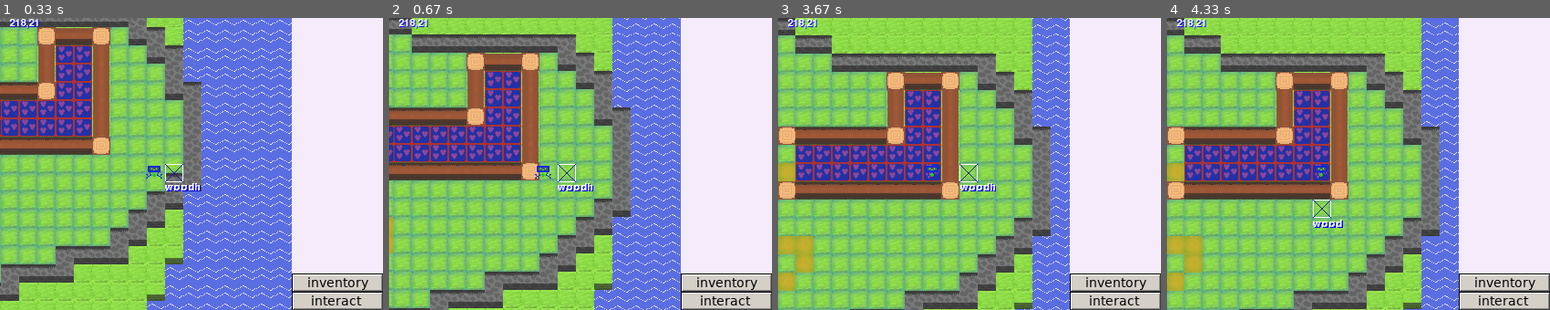
Above: before the commit, frames 1-4 (left to right).
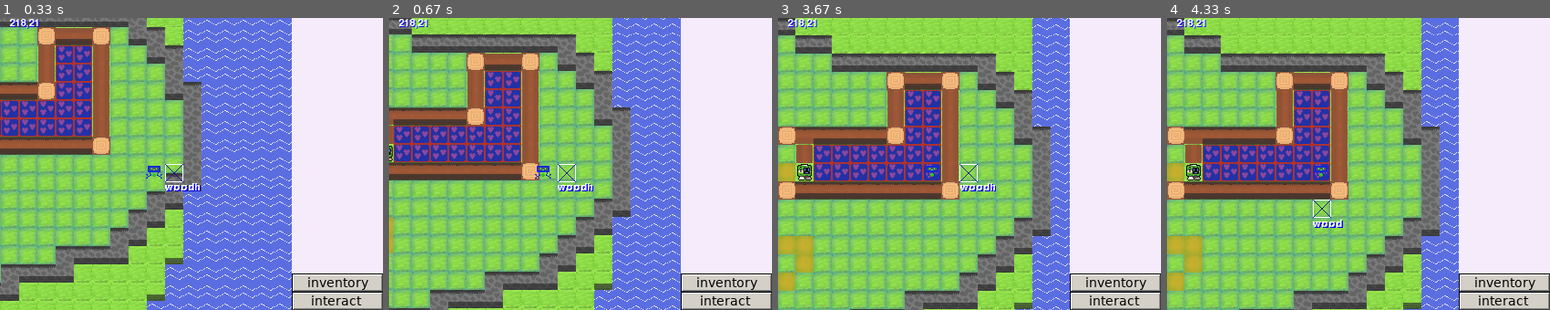
Above: after the commit, the same moments.

Repository: tigercoding56/pokethemoonforautism
Game: pygame game, started from libraries.py
The game is run twice, just before and just after one commit, with the same random seed, the same clock (stepped at 60 frames per second) and the same inputs.
Inputs (mouse positions are in pixels of both pictures, inside the frame that each line leads up to):
- Up to frame 1 (0.33 s): no input
- Up to frame 2 (0.67 s): tap Enter at 0.33 s
- Up to frame 3 (3.67 s): tap Space at 0.67 s; click (1115, 283) at 1.07 s; click (1084, 131) at 1.4 s; type "ann" at 1.67 s; tap Enter at 2.1 s; hold Up 2.33-2.8 s; right-click (1107, 266) at 3.07 s; click (1084, 283) at 3.4 s
- Up to frame 4 (4.33 s): hold Down 3.67-4.13 s

Frame 1 is identical in both runs. In frame 2, 0.2% of the frame differs, in the area x 0-2%, y 34-50%; in frame 3, 0.7%, in the area x 4-10%, y 41-56%; in frame 4, 0.7%.

Commit message:
7-- Commit Signed off by benedikt moore (celleron56@protonmail.com)

Diff:
--- a/dialog.py
+++ b/dialog.py
@@ -41,6 +41,7 @@
         dia.scene.draw()
         sbtn.draw(surface)
         pygame.display.update()
+        pygame.display.flip()
     return  dia.scenes[0].nodes[0].i
 
 #print(dialog("hi how are you?",["good"," normal ","bad"]))
--- a/dialogtree.py
+++ b/dialogtree.py
@@ -1,12 +1,13 @@
 
 import dialog
-import requests #yes i am judging you . be kind to that robot please :P
+import asyncio
 
 
-def rdialog(dialogt,rval):
+def rdialog(dialogt):
     cdlg = ""
     cp = 1
     while cdlg == "":
+        asyncio.sleep(0)
         try:
             tlx = []
             tlh = []
--- a/libraries.py
+++ b/libraries.py
@@ -185,18 +185,25 @@
     global cmap,cplayer,mousepos,message
     rlpos = mousepos
     t = cmap.gettile(cplayer.pos[0]+rlpos[0] ,cplayer.pos[1]+rlpos[1],1)
+    t.pos = [cplayer.pos[0]+rlpos[0],cplayer.pos[1]+rlpos[1]]
     if t.interactable :
         res = t.interact(cplayer,cmap)
         if len(res) > 0:
             cplayer = res[0]
         if len(res) > 1:
             cmap = res[1]
-    cmap.setmap(cplayer.pos[0]+rlpos[0] ,cplayer.pos[1]+rlpos[1],t)
+        if len(res)>3:
+            t = res[3]
+            cmap.setmap(cplayer.pos[0]+rlpos[0] ,cplayer.pos[1]+rlpos[1],t)
+
 
 def getmessage():
     global message,cplayer,mousepos
     rlpos = mousepos
-    message = cmap.gettile(cplayer.pos[0]+rlpos[0] ,cplayer.pos[1]+rlpos[1],1).message
+    try:
+        message = cmap.gettile(cplayer.pos[0]+rlpos[0] ,cplayer.pos[1]+rlpos[1],1).message
+    except:
+        print(cmap.gettile(cplayer.pos[0]+rlpos[0] ,cplayer.pos[1]+rlpos[1],1))
 
 
 
--- a/tiledef.py
+++ b/tiledef.py
@@ -1,5 +1,6 @@
 import pygame
-
+import dialogtree
+import asyncio
 class sttobj():
     def __init__(self,x,y):
         self.x = x
@@ -52,6 +53,7 @@
         #self.texture = ptexture('img/'+str(name)+'.png')
         self.texture = ptexture('img/404.png')
         self.textures = []
+        self.pos = [0,0]
         self.attributes = ["ground",0,0,[]] ## sample ["detail"[group, if not set is assumed to be ground ],1 [enemy le …(241 unchanged characters)…
 #### definitions start here
 
@@ -85,6 +87,8 @@
     def interact(self,cplayer,cmap,message="found \n nothing"):
         cplayer.inventory = cplayer.inventory.invadds("gem",1)
         return [cplayer,cmap,message]
+
+
 class goldstone(tile):
     def upd(self): #gets run after init to set defaults to water
         self.lgco(["ground",1,20],'goldore',(196,189,62,255))
@@ -123,6 +127,17 @@
     def upd(self): #gets run after init to set defaults to water
         self.lgco(["ground",2,10],'grass2',(230,230,230,255))
 
+class scriptkiddie1(tile):
+    def upd(self): #gets run after init to set defaults to water
+        self.lgco(["ground",1,20,["unpassable"]],'scriptkiddie1',(206,177,22,255))
+        self.message = "(interact to speak)"
+        self.interactable = True
+    def interact(self,cplayer,cmap,message="found \n nothing"):
+        t =  dialogtree.rdialog(dialogtree.introdialog)
+        print(self.pos)
+        if t == "mv":
+            cmap.structuremap.smmap((211,21),cmap.tiles[1])
+        return [cplayer,cmap,message,cmap.tiles[1]]
 class grass3(tile):
     def upd(self): #gets run after init to set defaults to water
         self.lgco(["ground",3,5],'grass3',(204,204,204,255))
@@ -168,7 +183,7 @@
 class safetile(tile):
     def upd(self):
         self.lgco(['ground', 0, 0],"safetile",(0, 255, 0, 255))
-xtiles = [water(),safetile(),tree(),woodh(),carpet(),wood(),cobblestone(),path(),steppingstones(),sand(),iceblock(),ice(),grass4(),grass3(),grass2(),grass1(),gemstone(),goldstone(),silverstone(),coalore(),copperore()]
+xtiles = [water(),safetile(),tree(),woodh(),carpet(),wood(),cobblestone(),path(),steppingstones(),sand(),iceblock(),ice(),grass4(),grass3(),grass2(),grass1(),gemstone(),goldstone(),silverstone(),coalore(),copperore(),scriptkiddie1()]
 tiles = []
 for itile in xtiles:
     itile.upd()
Binary file changed: img/3dheight.png
Binary file added: img/scriptkiddie1.png
Binary file changed: img/structures.png
Not shown, changed: build/web/pokethemoonforautism.apk
